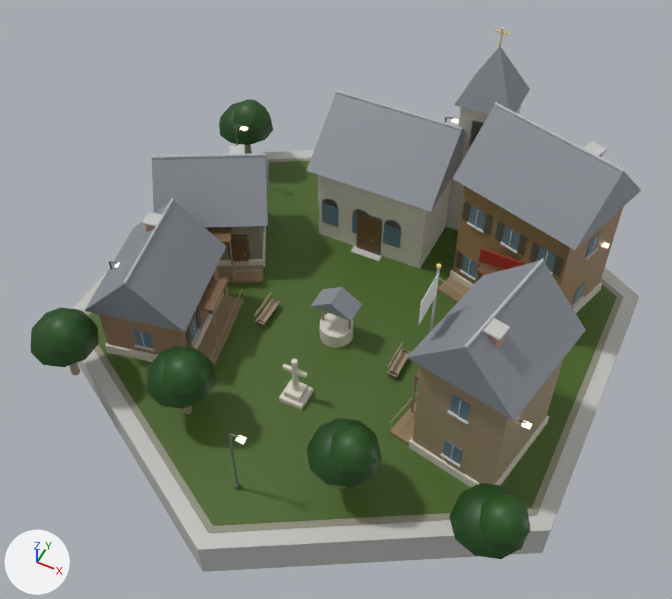
The glTF model native/godot/assets/art/blender/villageCenter_us.glb: old version first, new version second.
Rendered twice from a 50 mm camera at (11.0, -23.6, 29.8) aimed at (0.1, -1.9, 2.7). Arrows for +X, +Y and +Z are at lower left; the lights stay in place. The older version comes first. Vertices at exactly the same position are counted once.

The first picture shows 'glass', 'glow_warm', 'leaf', 'metal', 'pavers', 'roof_slate', 'stone', 'turf', 'wall_concrete', 'wood' and 6 more.
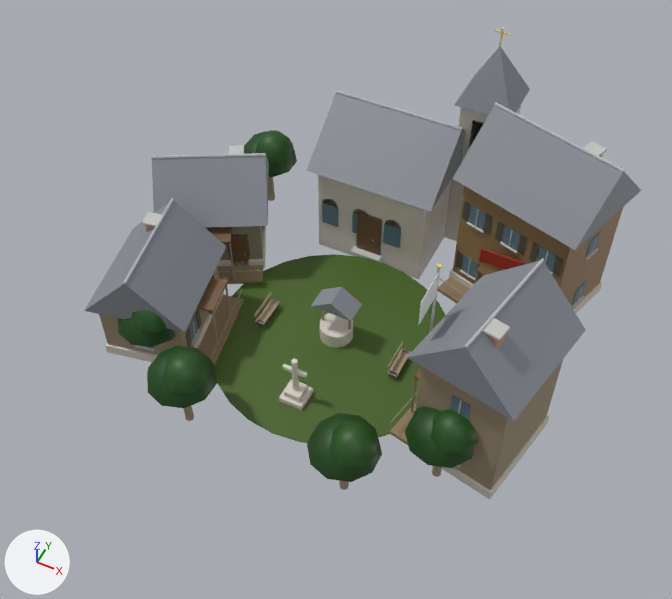
Where the change shows, as pixel boxes [x1, y1, x2, y2] in the pictures (672 x 599 px; the box of a moved part takes in the faces that stretch with it):
'turf', reshaped (56% narrower, 48% shorter)
    before: [88, 161, 617, 526]
    after: [215, 254, 445, 443]
'wood', reshaped
    before: [69, 144, 623, 489]
    after: [99, 177, 623, 490]
'leaf', reshaped (28% narrower, 23% shorter)
    before: [31, 99, 530, 559]
    after: [118, 130, 478, 482]
'wall_concrete', reshaped
    before: [73, 141, 639, 572]
    after: [134, 141, 607, 467]
'pavers', deleted
    before: [85, 158, 623, 533]
'glow_warm', deleted
    before: [114, 119, 610, 444]
part 1 of me_leaf, moved or reshaped
    before: [307, 418, 382, 488]
    after: [307, 413, 382, 482]
part 2 of me_leaf, moved or reshaped
    before: [329, 426, 378, 473]
    after: [329, 421, 378, 468]
part 3 of me_leaf, moved or reshaped
    before: [31, 307, 98, 367]
    after: [118, 318, 176, 347]
part 4 of me_leaf, moved or reshaped
    before: [42, 312, 90, 352]
    after: [131, 309, 166, 332]
part 5 of me_leaf, moved or reshaped
    before: [449, 483, 530, 559]
    after: [405, 407, 474, 468]
part 6 of me_leaf, moved or reshaped
    before: [479, 494, 530, 545]
    after: [431, 409, 478, 454]
part 7 of me_leaf, moved or reshaped
    before: [219, 101, 273, 145]
    after: [244, 131, 297, 177]
part 8 of me_leaf, moved or reshaped
    before: [233, 99, 269, 130]
    after: [255, 130, 293, 162]
part 9 of me_turf, deleted (green)
    before: [88, 161, 617, 526]
part 10 of me_wall_concrete, deleted
    before: [73, 150, 639, 572]
part 11 of me_wood, moved or reshaped (not visible before)
    after: [339, 481, 349, 490]
part 12 of me_wood, moved or reshaped (not visible afterwards)
    before: [69, 363, 80, 375]
part 13 of me_wood, moved or reshaped (not visible before)
    after: [432, 466, 441, 477]
part 14 of me_wood, moved or reshaped
    before: [245, 144, 252, 154]
    after: [268, 177, 275, 201]
part 15 of me_wood, moved or reshaped
    before: [183, 406, 192, 415]
    after: [184, 406, 194, 421]

The change, as a diff of the scene's bpy script:
```diff
--- a/native/godot/assets/art/blender/villageCenter_us.glb.py
+++ b/native/godot/assets/art/blender/villageCenter_us.glb.py
@@ me_leaf @@
-me_leaf.from_pydata(...)  # 330 vertices, 550 faces; spans x -10.1..10.1, y -9.3..7.7, z 2.2..3.9
+me_leaf.from_pydata(...)  # 330 vertices, 550 faces; spans x -8.0..7.5, y -8.9..6.2, z 2.2..3.9
+# me_leaf part 1: the loose piece of 41 vertices spanning x 2.1..4.7, y -9.1..-6.5, z 2.2..3.4 is moved by (-0.1, 0.2, 0.0)
+# me_leaf part 2: the loose piece of 25 vertices spanning x 3.0..4.7, y -8.9..-7.1, z 3.0..3.9 is moved by (-0.1, 0.2, 0.0)
+# me_leaf part 3: the loose piece of 41 vertices spanning x -9.7..-7.1, y -9.3..-6.7, z 2.2..3.4 is moved by (2.4, 2.3, 0.0)
+# me_leaf part 4: the loose piece of 25 vertices spanning x -8.8..-7.1, y -9.1..-7.3, z 3.0..3.9 is moved by (2.4, 2.3, 0.0)
+# me_leaf part 5: the loose piece of 41 vertices spanning x 7.5..10.1, y -9.3..-6.7, z 2.2..3.4 is moved by (-2.7, 2.4, 0.0)
+# me_leaf part 6: the loose piece of 25 vertices spanning x 8.4..10.1, y -9.1..-7.3, z 3.0..3.9 is moved by (-2.7, 2.4, 0.0)
+# me_leaf part 7: the loose piece of 41 vertices spanning x -10.1..-7.5, y 5.1..7.7, z 2.2..3.4 is moved by (2.1, -1.5, 0.0)
+# me_leaf part 8: the loose piece of 25 vertices spanning x -9.2..-7.5, y 5.3..7.1, z 3.0..3.9 is moved by (2.1, -1.5, 0.0)
 me_leaf.materials.append(mat_leaf)
@@ me_turf @@
-me_turf.from_pydata(...)  # 68 vertices, 128 faces; spans x -9.8..9.8, y -11.3..11.3, z 0.1..0.2
+me_turf.from_pydata(...)  # 56 vertices, 108 faces; spans x -5.0..5.0, y -7.0..3.0, z 0.1..0.2
+# me_turf part 9: the loose piece of 12 vertices spanning x -9.8..9.8, y -11.3..11.3, z 0.1..0.2 is deleted
 me_turf.materials.append(mat_turf)
@@ me_wall_concrete @@
-me_wall_concrete.from_pydata(...)  # 1028 vertices, 1824 faces; spans x -10.7..10.7, y -12.3..12.3, z -1.6..8.2
+me_wall_concrete.from_pydata(...)  # 1016 vertices, 1804 faces; spans x -9.8..9.1, y -6.6..7.2, z 0.1..8.2
+# me_wall_concrete part 10: the loose piece of 12 vertices spanning x -10.7..10.7, y -12.3..12.3, z -1.6..0.1 is deleted
 me_wall_concrete.materials.append(mat_wall_concrete)
@@ me_wood @@
-me_wood.from_pydata(...)  # 766 vertices, 1292 faces; spans x -9.8..9.1, y -8.2..7.1, z 0.1..5.7
+me_wood.from_pydata(...)  # 766 vertices, 1292 faces; spans x -9.8..9.1, y -7.8..7.1, z -0.2..5.7
+# me_wood part 11: the loose piece of 14 vertices spanning x 3.2..3.6, y -8.0..-7.6, z 0.2..2.6 is scaled about its middle by (1, 1, 1.19), then moved by (-0.1, 0.2, -0.2)
+# me_wood part 12: the loose piece of 14 vertices spanning x -8.6..-8.2, y -8.2..-7.8, z 0.2..2.6 is scaled about its middle by (1, 1, 1.19), then moved by (2.4, 2.3, -0.2)
+# me_wood part 13: the loose piece of 14 vertices spanning x 8.6..9.0, y -8.2..-7.8, z 0.2..2.6 is scaled about its middle by (1, 1, 1.19), then moved by (-2.7, 2.4, -0.2)
+# me_wood part 14: the loose piece of 14 vertices spanning x -9.0..-8.6, y 6.2..6.6, z 0.2..2.6 is scaled about its middle by (1, 1, 1.19), then moved by (2.1, -1.5, -0.2)
+# me_wood part 15: 7 of 766 vertices moved; they spanned x -3.6..-3.2, y -7.8..-7.4, z 0.2 and now span x -3.6..-3.2, y -7.7..-7.4, z -0.2; mean shift (0.0, 0.0, -0.4); largest move (-3.4, -7.4, 0.2) -> (-3.4, -7.4, -0.2)
 me_wood.materials.append(mat_wood)
@@ ob_glow_warm @@
-ob_glow_warm = bpy.data.objects.new('glow_warm', me_glow_warm)
@@ ob_pavers @@
-ob_pavers = bpy.data.objects.new('pavers', me_pavers)
```
